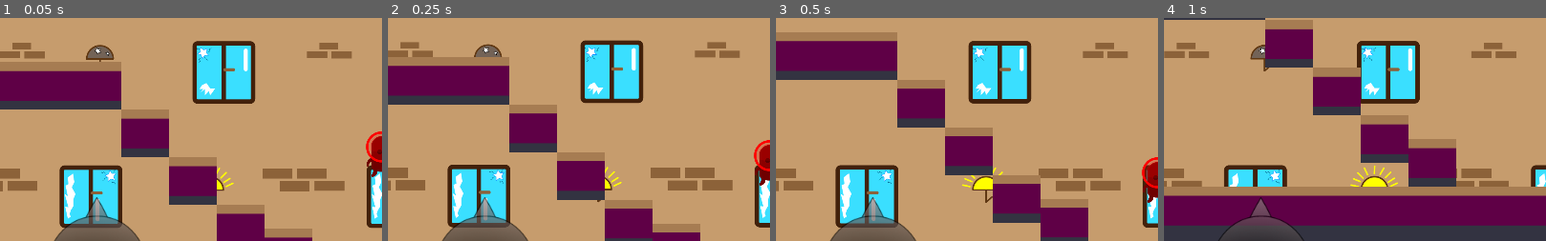
Above: before the commit, frames 1-4 (left to right).
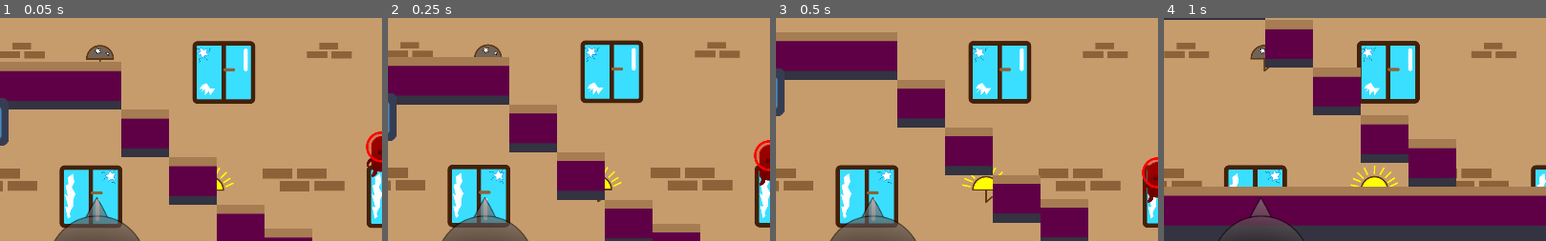
Above: after the commit, the same moments.

Repository: Tomisin127/Enigmatic-Games
Game: Godot game, scene res://scenes/level1.tscn
Same seed, same stepped clock (60 frames per second), same inputs: the game is played once before the commit and once after it. The engine's default icon, where the game draws it, is replaced by a stand-in: a white triangle on a blue panel in a dark square.
Inputs (mouse positions are % of the whole screen's width and height, from its top left):
- Up to frame 1 (0.05 s): no input
- Up to frame 2 (0.25 s): no input
- Up to frame 3 (0.5 s): no input
- Up to frame 4 (1 s): tap Enter (ui_accept) at 0.5, 0.77 s; move the mouse to (72, 45) at 0.52 s; hold Right (ui_right) from 0.53 s (still down); click (72, 45) at 0.67 s
The pictures show only the part of the screen within x 0-50%, y 23-73%; the shares and areas given below are measured in that part.

The runs differ from the first frame. In frame 1, 0.4% of the frame differs, in the area x 0-3%, y 35-58%; in frame 2, 0.4%; in frame 3, 0.4%; in frame 4, nothing differs.

Commit message:
added the gem scene
for the gem rush arena

Diff:
--- /dev/null
+++ b/heights_of_glory/heights_of_glory/scenes/gems.tscn
@@ -0,0 +1,14 @@
+[gd_scene load_steps=3 format=2]
+
+[ext_resource path="res://icon.png" type="Texture" id=1]
+
+[sub_resource type="CircleShape2D" id=1]
+radius = 32.0375
+
+[node name="gems" type="Area2D"]
+
+[node name="Sprite" type="Sprite" parent="."]
+texture = ExtResource( 1 )
+
+[node name="collision" type="CollisionShape2D" parent="."]
+shape = SubResource( 1 )
--- a/heights_of_glory/heights_of_glory/scenes/level1.tscn
+++ b/heights_of_glory/heights_of_glory/scenes/level1.tscn
@@ -122,6 +122,11 @@
 playback_speed = 0.2
 anims/move_elevatonx = SubResource( 4 )
 
+[node name="gem_container" type="Node" parent="."]
+
+[node name="gem_spawn_time" type="Timer" parent="."]
+
 [connection signal="body_entered" from="door_area" to="." method="_on_door_area_body_entered"]
 [connection signal="body_entered" from="ladder_area" to="." method="_on_ladder_area_body_entered"]
 [connection signal="body_exited" from="ladder_area" to="." method="_on_ladder_area_body_exited"]
+[connection signal="timeout" from="gem_spawn_time" to="." method="_on_gem_spawn_time_timeout"]
--- a/heights_of_glory/heights_of_glory/scripts/level1.gd
+++ b/heights_of_glory/heights_of_glory/scripts/level1.gd
@@ -3,8 +3,16 @@
 #load the player scene
 onready var playerSC = load("res://scenes/player.tscn")
 
+#load the gem scene
+onready var gems = preload("res://scenes/gems.tscn")
+
+#gem container
+onready var gem_container = $gem_container
+
 
 func _ready():
+	#call the on spawn timeout, so that the gems can spawn on the screen
+	_on_gem_spawn_time_timeout()
 
 	#setting the target to player
 	get_node("enemy").target_player = get_node("player")
@@ -16,6 +24,32 @@
 	pass
 
 func _process(delta):
+	pass
+
+	#function that spawns the gems
+func spawn_gems(amount):
+
+	randomize()
+
+	for i in range(amount):
+		#instance the amount of gems that was passed in the amount variable
+		var gem = gems.instance()
+		gem_container.add_child(gem)
+
+		#set the spawn position of the gems to a random spot
+		var position_to_spawn = Vector2()
+
+		position_to_spawn.x = rand_range(16, get_viewport().get_visible_rect().size.x-16)
+		position_to_spawn.y = rand_range(16, get_viewport().get_visible_rect().size.y-16)
+
+		#set gems postion to the spawn position
+		gem.position = position_to_spawn
+
+		#the gem will spawn every 7 seconds
+		$gem_spawn_time.wait_time=7
+		$gem_spawn_time.start()
+		print($gem_spawn_time.time_left)
+
 	pass
 
 #revive the player to a initial position after the player dies
@@ -46,3 +80,9 @@
 	if body.name =="player":
 		print("player opens")
 	pass # Replace with function body.
+
+
+#on delay time timrout, spawn one gem
+func _on_gem_spawn_time_timeout():
+	spawn_gems(1)
+	pass # Replace with function body.
